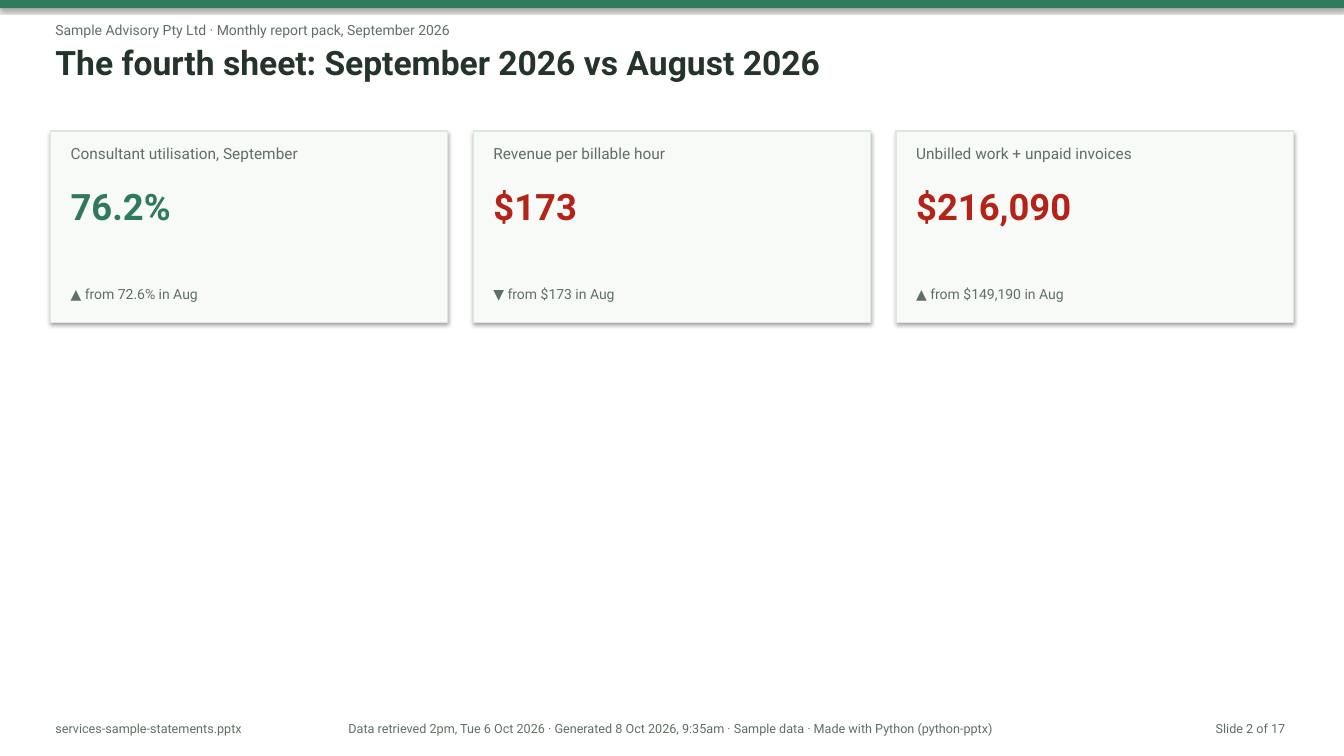
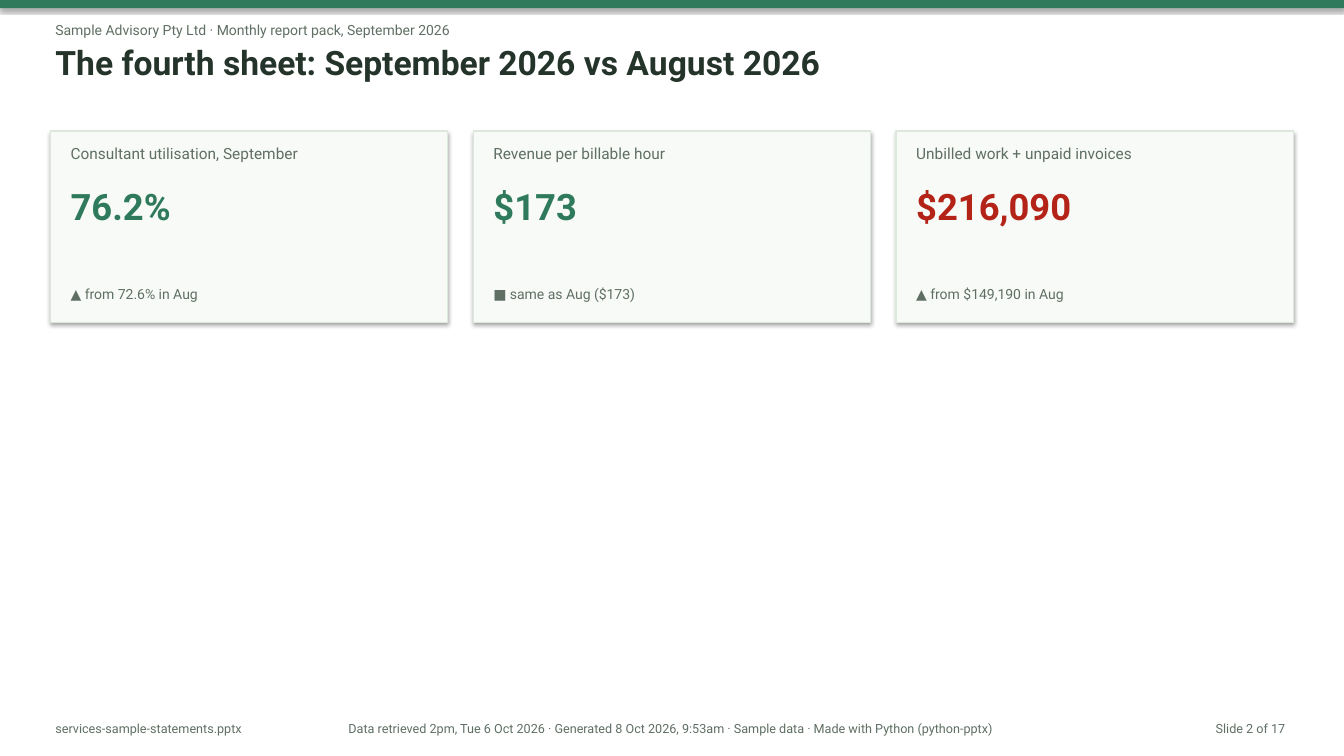
Before and after one commit to nnbooth/3sheets, a slide deck: slide 2 of media/exports/services-sample-statements.pptx. Drawn at 1344x756 pixels with LibreOffice and Linux fonts; fonts in the diff are those of the drawing. Boxes give left, top, right and bottom in pixels: in the first picture for what was removed or moved away, otherwise in the second. Text is boxed around its words. In the diff, an @@ line names an element or a change of style, - is before the commit and + after.

```diff
--- a/media/exports/services-sample-statements.pptx
+++ b/media/exports/services-sample-statements.pptx
@@ text "$173" at (493, 190, 577, 224): text colour #B42318 to #2F7A5D @@
@@ text at (510, 287, 635, 302): text changed @@
-▼ from $173 in Aug
+■ same as Aug ($173)
@@ text at (348, 723, 993, 736): text changed @@
-Data retrieved 2pm, Tue 6 Oct 2026 · Generated 8 Oct 2026, 9:35am · Sample data · Made with Python (python-pptx)
+Data retrieved 2pm, Tue 6 Oct 2026 · Generated 8 Oct 2026, 9:53am · Sample data · Made with Python (python-pptx)
```
Also in this commit, not shown: 16 other slides changed, 24 other files.
